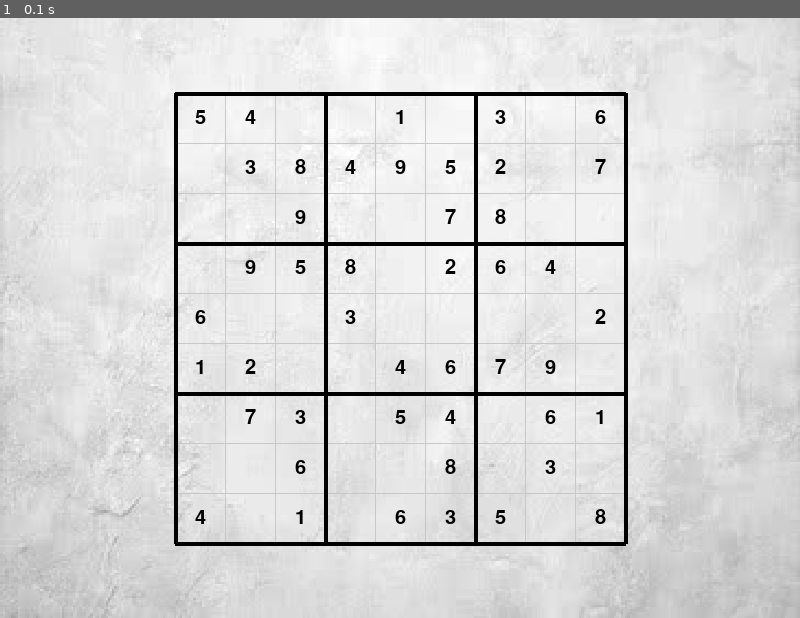
Above: before the commit, frame 1.
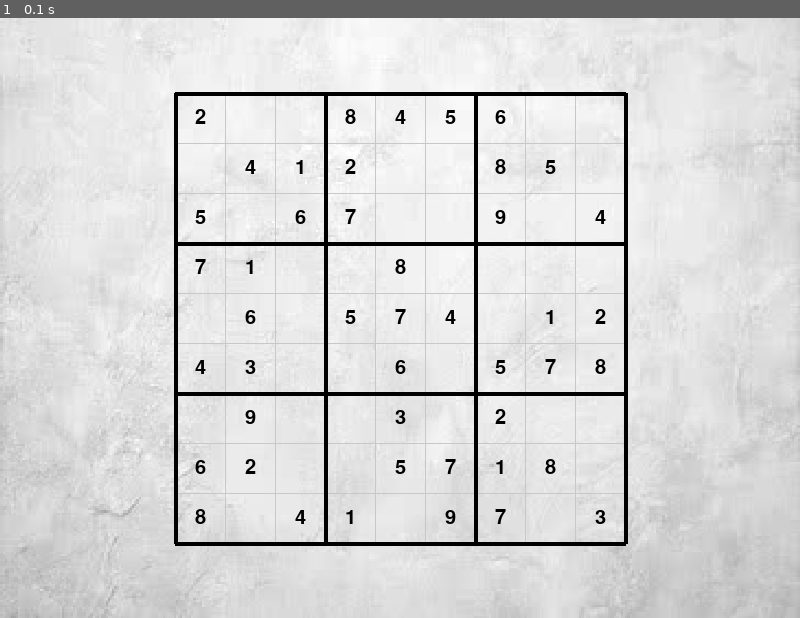
Above: after the commit, the same moment.

Repository: belugomezr/parcial-sudoku
Game: pygame game, started from main.py
Same seed, same stepped clock (60 frames per second), same inputs: the game is played once before the commit and once after it.
Inputs:
- Up to frame 1 (0.1 s): no input

The runs differ from the first frame. In frame 1, 1.2% of the frame differs, in the area x 24-76%, y 15-85%.

Commit message:
arreglo matriz

Diff:
--- a/main.py
+++ b/main.py
@@ -9,11 +9,10 @@
 fondo = pygame.transform.scale(fondo, (800, 600)) #Adapto la imagen a la dimension_pantalla
 celda_seleccionada = None
 
-matriz = inicializar_matriz(9,9,0)
-cargar_numeros(matriz, 45)
-fijas = []
-for fila in matriz:
-    fijas.append([1 if x != 0 else 0 for x in fila])
+tablero_completo = generar_tablero_completo()
+matriz = crear_sudoku_con_pistas(tablero_completo, pistas_por_region=5)
+
+
 
 
 
@@ -71,6 +70,8 @@
                 y = inicio_y + fila * tamaño_celdas + tamaño_celdas//2 - texto.get_height()//2
                 pantalla.blit(texto, (x, y))
 
+
+
 #Bucle principal del juego
 
 while True:
@@ -98,16 +99,23 @@
             fila, columna = celda_seleccionada
 
 
-            # Primero verificamos si la celda es fija
-            if fijas[fila][columna] == 1:
-            # No permitimos modificarla
+            if not casilla_editable(matriz, fila, columna):
                 continue
 
 
             #NUMEROS DEL 1 AL 9
             if pygame.K_1 <= evento.key <= pygame.K_9:
                 numero = evento.key - pygame.K_0
-                matriz[fila][columna] = numero
+                if es_valido(matriz, fila, columna, numero):
+                    copia = [fila[:] for fila in matriz]
+                    copia[fila][columna] = numero
+
+                    if resolver_sudoku(copia):
+                        matriz[fila][columna] = numero
+                    else:
+                        print("Ese número hace el sudoku irresoluble")
+                else:
+                    print("Número inválido según reglas")
 
             #BORRAR CON BACKSPACE/DELETE
             if evento.key in (pygame.K_BACKSPACE, pygame.K_DELETE):
--- a/matriz.py
+++ b/matriz.py
@@ -1,16 +1,5 @@
 
 import random
-
-def inicializar_matriz(cantidad_filas: int, cantidad_columnas: int, valor:int) -> list:
-    matriz = []
-    for i in range(cantidad_filas):
-        fila = []
-        for _ in range(cantidad_columnas):
-            fila.append(valor)
-        matriz.append(fila)
-    return matriz
-
-matriz = inicializar_matriz(9,9,0)
 
 
 def chequear_fila(matriz:list, fila:int, numero:int):
@@ -39,35 +28,89 @@
 
     return retorno
 
+def es_valido(matriz, fila, columna, numero):
+    if chequear_fila(matriz, fila, numero):
+        return False
+    if chequear_columna(matriz, columna, numero):
+        return False
+    if chequear_region(matriz, fila, columna, numero):
+        return False
+    return True
 
-def cargar_numeros(matriz:list, cantidad:int):
-    max_numeros_por_region = (int) (cantidad / 9)
 
-    for fila_region in range(3):
-        for columna_region in range(3):
-            for _ in range(max_numeros_por_region):
-                numero_repetido = True
-                numero_aleatorio = 0
 
-                fila = random.randint(0, 2) + (fila_region * 3)
-                columna = random.randint(0, 2) + (columna_region * 3)
-                # si el casillero ya está ocupado, buscamos otro
-                while matriz[fila][columna] != 0:
-                    fila = random.randint(0, 2) + (fila_region * 3)
-                    columna = random.randint(0, 2) + (columna_region * 3)
 
-                while(numero_repetido == True):
-                    numero_aleatorio = random.randint(1, 9)
-                    numero_repetido = False
+def encontrar_vacio(matriz):
+    for f in range(9):
+        for c in range(9):
+            if matriz[f][c] == 0:
+                return f, c
+    return None
 
-                    if chequear_fila(matriz, fila, numero_aleatorio) == True:
-                        numero_repetido = True
-                    elif chequear_columna(matriz, columna, numero_aleatorio ) == True:
-                        numero_repetido = True
-                    elif chequear_region(matriz, fila, columna, numero_aleatorio) == True:
-                        numero_repetido = True
 
-                if numero_repetido == False:
-                    matriz[fila][columna] = numero_aleatorio
+def resolver_sudoku(matriz):
+    vacio = encontrar_vacio(matriz)
+    if vacio is None:
+        return True  # Sudoku completo
 
+    fila, columna = vacio
+
+    for num in range(1, 10):
+        if not chequear_fila(matriz, fila, num) and \
+           not chequear_columna(matriz, columna, num) and \
+           not chequear_region(matriz, fila, columna, num):
+
+            matriz[fila][columna] = num
+
+            if resolver_sudoku(matriz):
+                return True
+
+            matriz[fila][columna] = 0  # backtrack
+
+    return False
+
+def generar_tablero_completo():
+    matriz = [[0]*9 for _ in range(9)]
+
+    def resolver_aleatorio(m):
+        for f in range(9):
+            for c in range(9):
+                if m[f][c] == 0:
+                    numeros = list(range(1, 10))
+                    random.shuffle(numeros)  # ← ¡clave para evitar la escalera!
+
+                    for n in numeros:
+                        if not chequear_fila(m, f, n) and \
+                           not chequear_columna(m, c, n) and \
+                           not chequear_region(m, f, c, n):
+
+                            m[f][c] = n
+
+                            if resolver_aleatorio(m):
+                                return True
+
+                            m[f][c] = 0
+                    return False
+        return True
+
+    resolver_aleatorio(matriz)
     return matriz
+
+
+def crear_sudoku_con_pistas(tablero_completo, pistas_por_region=5):
+    sudoku = [fila[:] for fila in tablero_completo]  # copiar matriz
+
+    for reg_f in range(3):
+        for reg_c in range(3):
+            # generar posiciones dentro de la región 3x3
+            posiciones = [(reg_f*3 + i, reg_c*3 + j) for i in range(3) for j in range(3)]
+            random.shuffle(posiciones)
+
+            # dejar solo 5 números, vaciar el resto
+            for f, c in posiciones[pistas_por_region:]:
+                sudoku[f][c] = 0
+
+    return sudoku
+
+def casilla_editable(tablero_inicial, fila, columna):
+    return tablero_inicial[fila][columna] == 0
